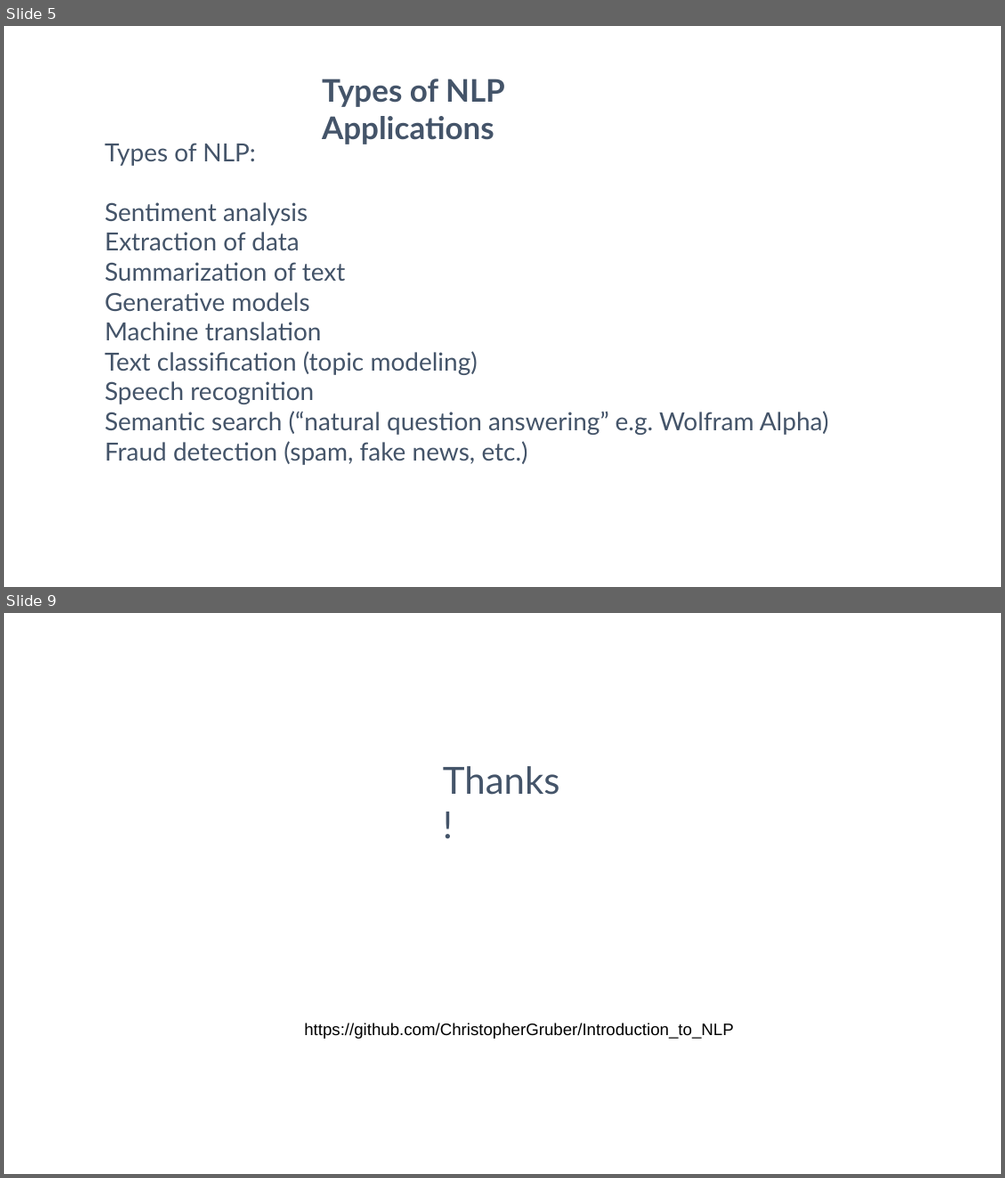
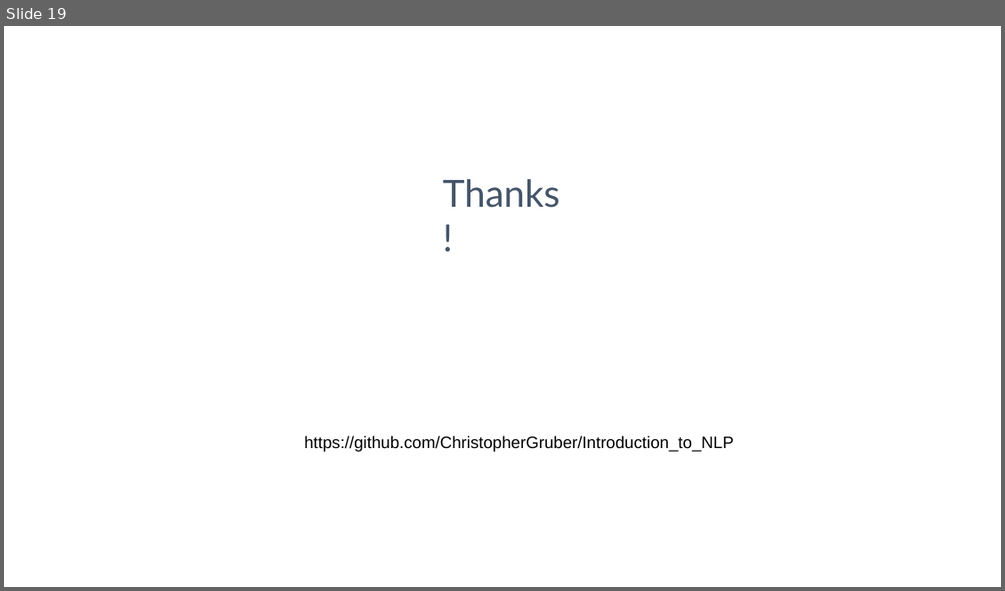
Before and after one commit to ChristopherGruber/Introduction_to_NLP, a slide deck: Introduction to NLP.odp. Shown one above the other, each under a label of ours: slides 5 and 9 before the commit, slide 19 after it; the slides between them are not shown. The pictures are 1005x1178 and 1005x591 pixels, drawn with LibreOffice and Linux fonts; fonts in the diff are those of the drawing. Boxes give left, top, right and bottom in pixels: in the first picture for what was removed or moved away, otherwise in the second. Text is boxed around its words. In the diff, an @@ line names an element or a change of style, - is before the commit and + after.

```diff
--- a/Introduction to NLP.odp
+++ b/Introduction to NLP.odp
@@ slide 5 removed at <box>4,26,1001,587</box>, background #FFFFFF @@
@@ text removed at <box>322,79,505,144</box> @@
-Types of NLP Applications
@@ text removed at <box>105,143,829,465</box> @@
-Types of NLP:
-Sentiment analysis
-Extraction of data
-Summarization of text
-Generative models
-Machine translation
-Text classification (topic modeling)
-Speech recognition
-Semantic search (“natural question answering” e.g. Wolfram Alpha)
-Fraud detection (spam, fake news, etc.)
@@ what was slide 9 is now slide 19 @@
```
Also in this commit, not shown: 1 slide changed, 17 slides added, 7 other slides removed, 1 other file.
